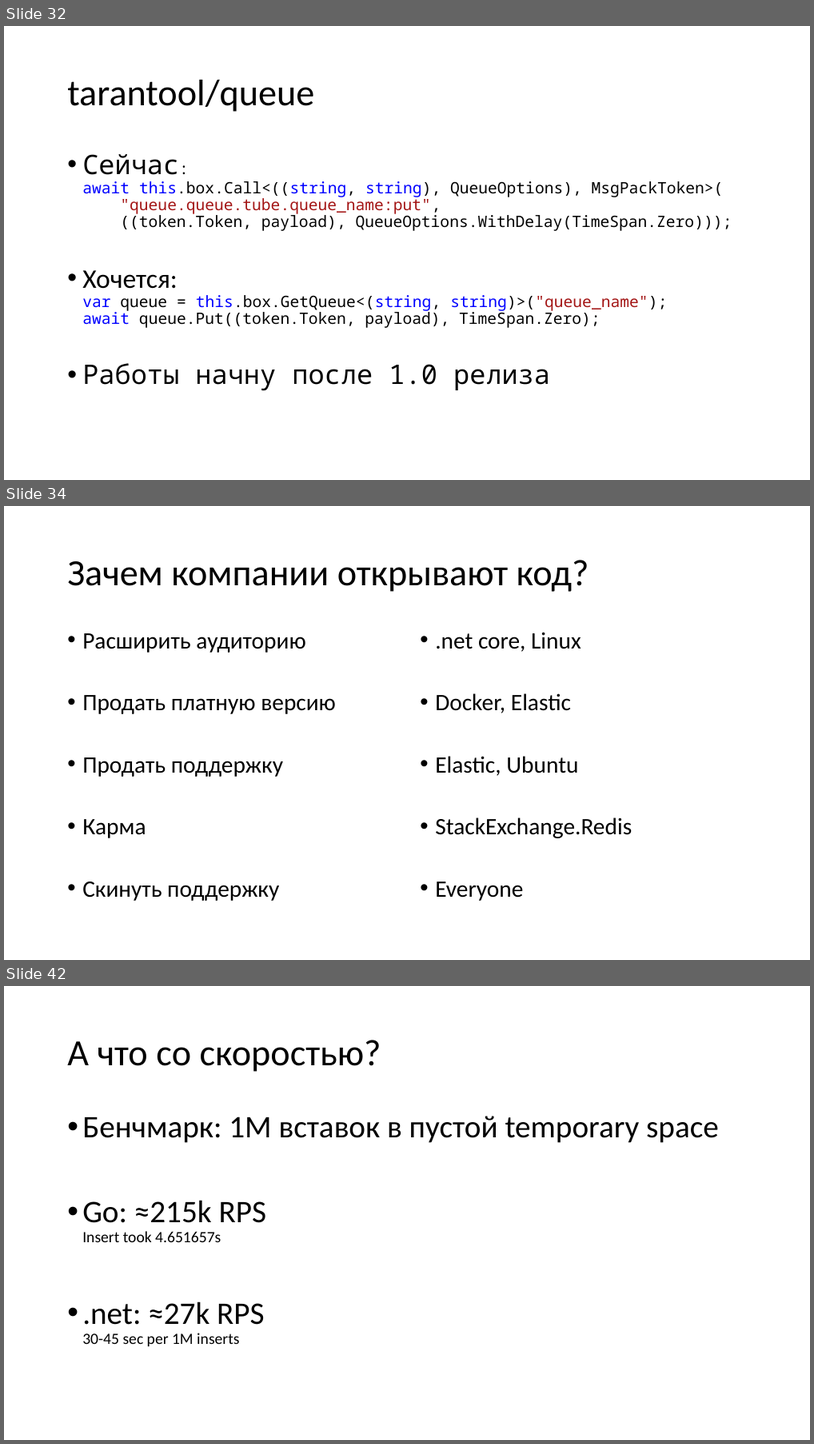
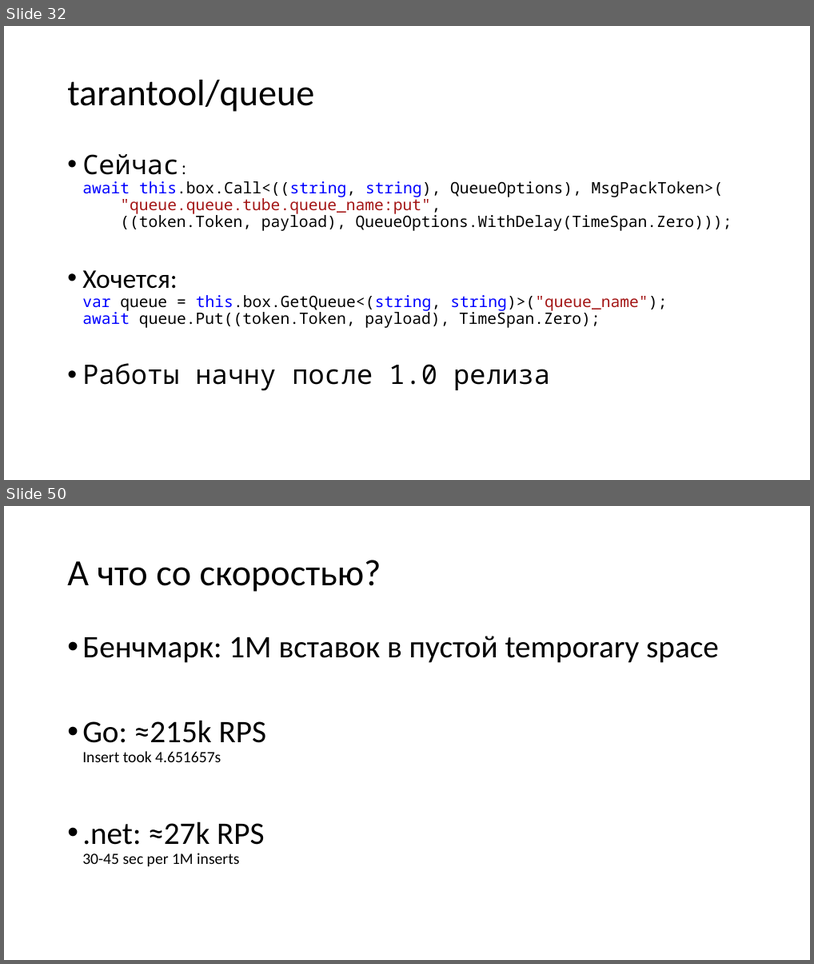
Before and after one commit to aensidhe/presentations, a slide deck: 2018/09/dotnext/Что такое Tarantool и его использование в .net.pptx. Shown one above the other, each under a label of ours: slides 32, 34 and 42 before the commit, slides 32 and 50 after it; the slides between them are not shown. The pictures are 814x1444 and 814x964 pixels, drawn with LibreOffice and Linux fonts; fonts in the diff are those of the drawing. Boxes give left, top, right and bottom in pixels: in the first picture for what was removed or moved away, otherwise in the second. Text is boxed around its words. In the diff, an @@ line names an element or a change of style, - is before the commit and + after.

```diff
--- a/2018/09/dotnext/Что такое Tarantool и его использование в .net.pptx
+++ b/2018/09/dotnext/Что такое Tarantool и его использование в .net.pptx
@@ slide 34 removed at box(4, 506, 810, 960), background #FFFFFF @@
@@ title removed at box(67, 560, 590, 592) @@
-Зачем компании открывают код?
@@ text removed at box(82, 633, 336, 900) @@
-• Расширить аудиторию
-• Продать платную версию
-• Продать поддержку
-• Карма
-• Скинуть поддержку
@@ text removed at box(435, 632, 632, 900) @@
-• .net core, Linux
-• Docker, Elastic
-• Elastic, Ubuntu
-• StackExchange.Redis
-• Everyone
@@ what was slide 42 is now slide 50 @@
```
Also in this commit, not shown: 25 slides added, 8 other slides removed.
